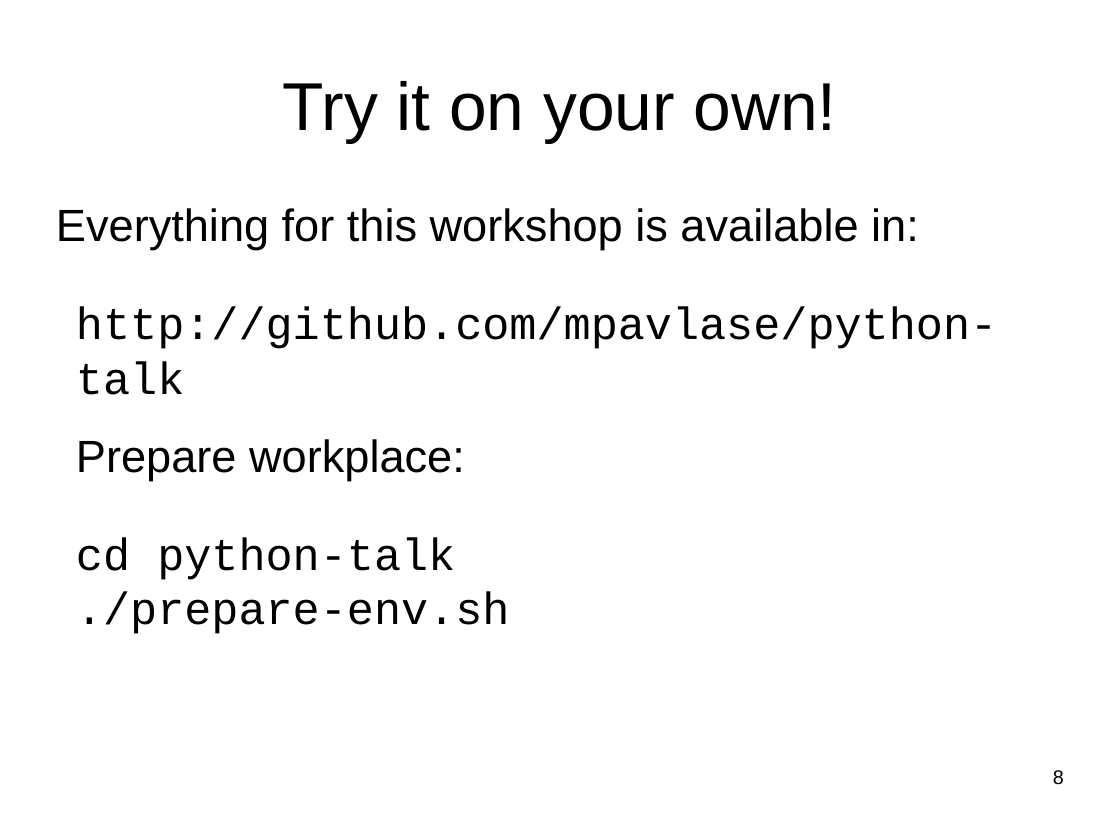
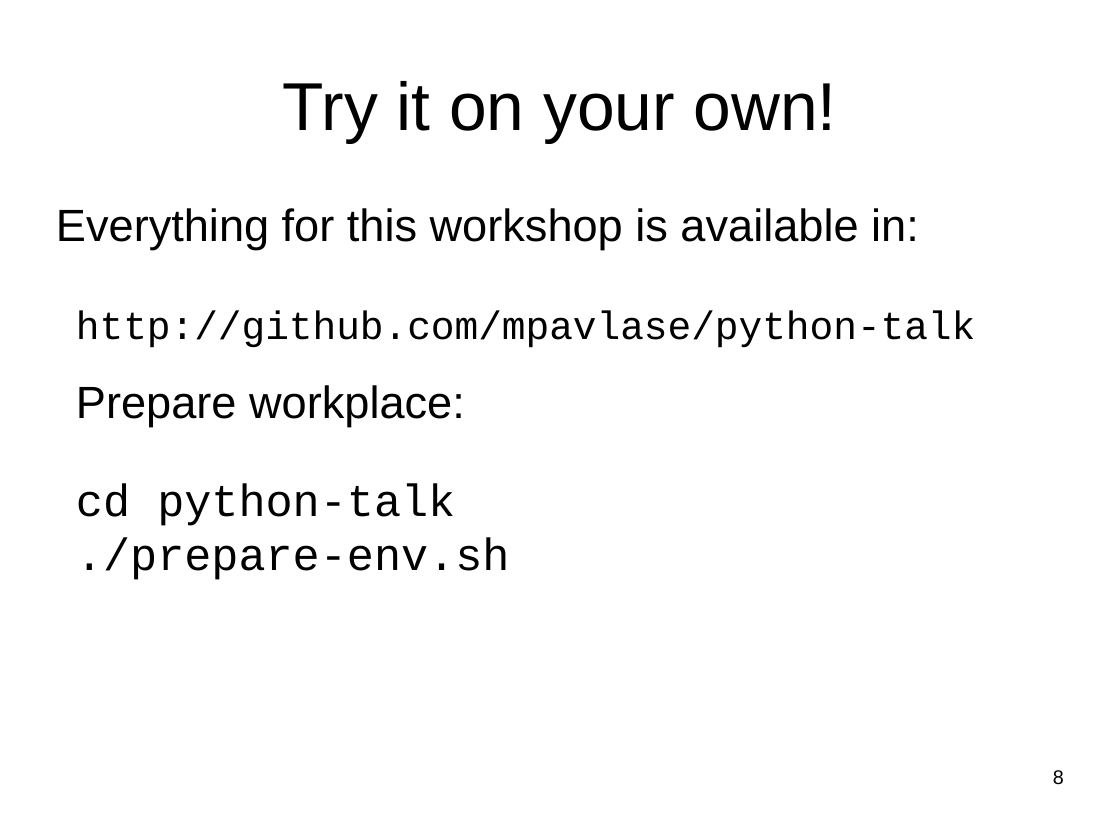
Before and after one commit to mpavlase/python-talk, a slide deck: slide 8 of talk/talk.odp. Drawn at 1120x840 pixels with LibreOffice and Linux fonts; fonts in the diff are those of the drawing. Boxes give left, top, right and bottom in pixels: in the first picture for what was removed or moved away, otherwise in the second. Text is boxed around its words. In the diff, an @@ line names an element or a change of style, - is before the commit and + after.

```diff
--- a/talk/talk.odp
+++ b/talk/talk.odp
@@ text at <box>76,311,975,348</box>: size 32 to 28 pt in "http://github.com/mpavlase/python-talk" @@
```
Also in this commit, not shown: 2 other slides changed, 1 other file.
